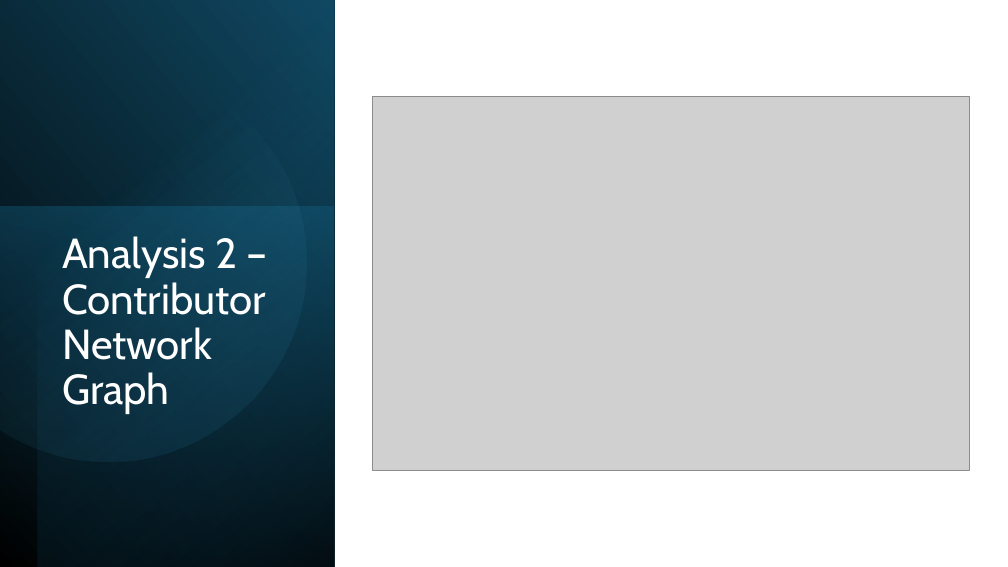
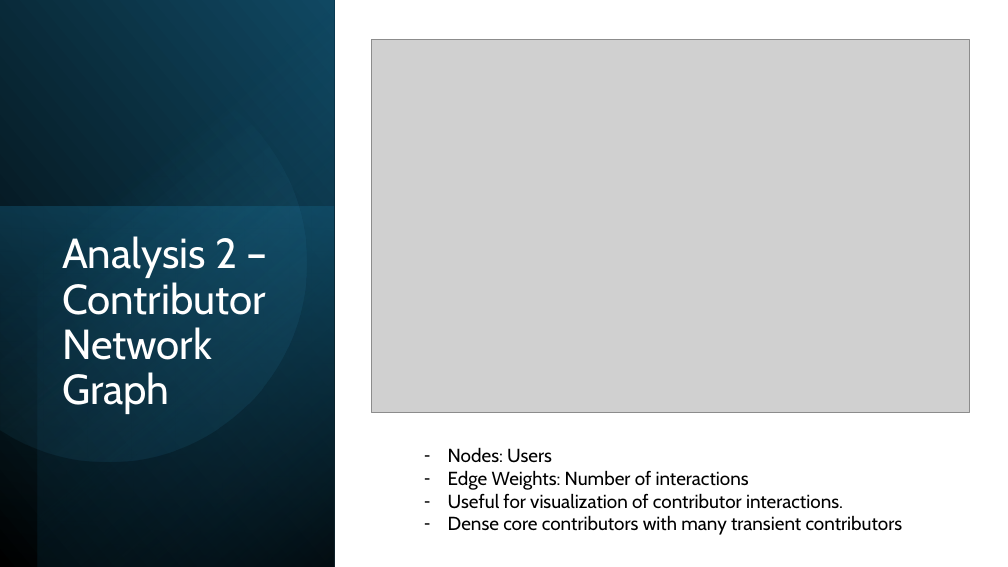
Before and after one commit to timsweeney7/enpm611-project-app, a slide deck: slide 14 of presentation/Presentation1.pptx. Drawn at 1008x567 pixels with LibreOffice and Linux fonts; fonts in the diff are those of the drawing; grey boxes stand for pictures. Boxes give left, top, right and bottom in pixels: in the first picture for what was removed or moved away, otherwise in the second. Text is boxed around its words. In the diff, an @@ line names an element or a change of style, - is before the commit and + after.

```diff
--- a/presentation/Presentation1.pptx
+++ b/presentation/Presentation1.pptx
@@ picture: place and size @@
-picture at (372, 97, 969, 470)
+picture at (372, 39, 969, 413)
@@ text added at (448, 447, 903, 535), 18 pt, text #000000 @@
+– Nodes: Users
+– Edge Weights: Number of interactions
+– Useful for visualization of contributor interactions.
+– Dense core contributors with many transient contributors
```
Also in this commit, not shown: 4 other slides changed, 4 slides added, 1 slide removed.
